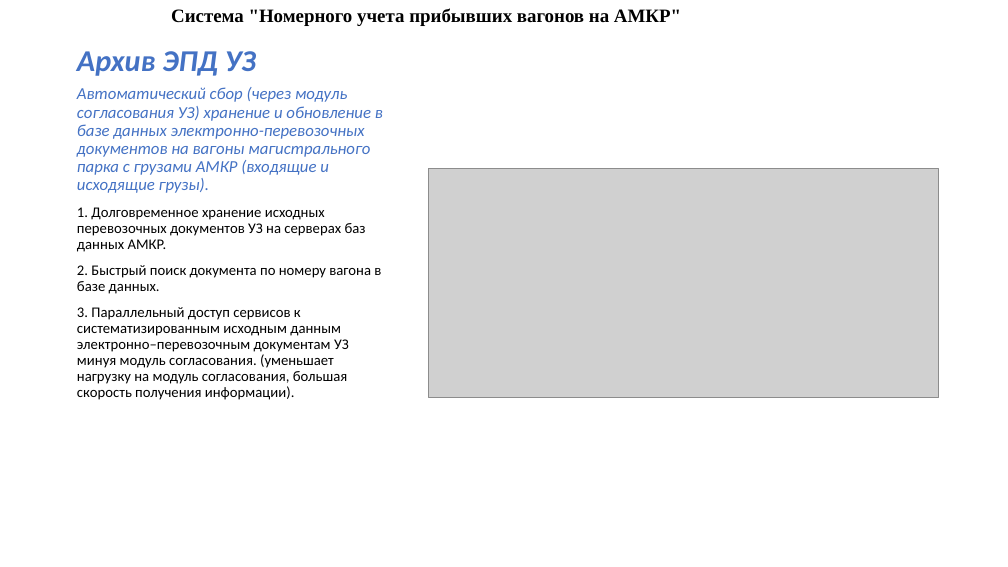
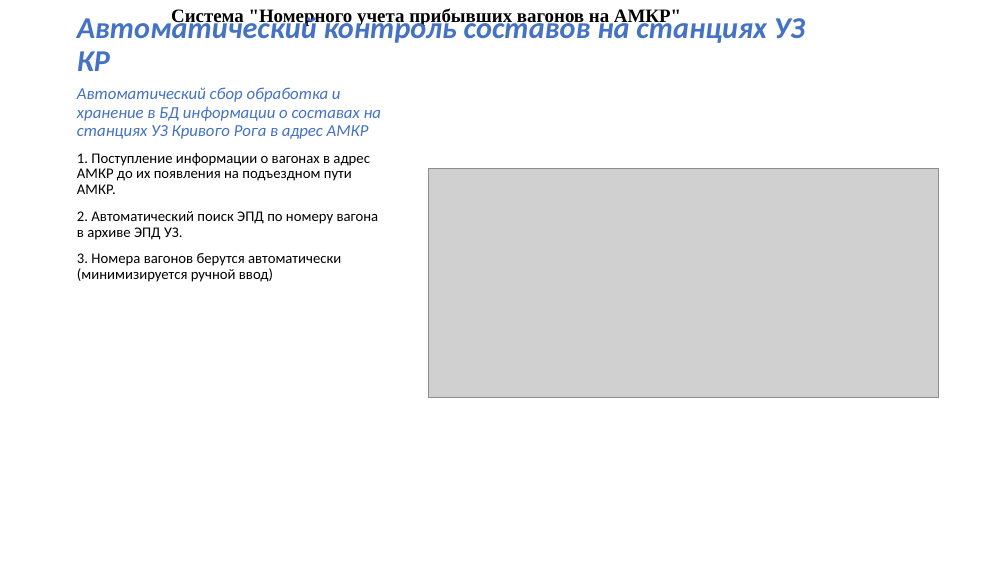
Before and after one commit to ealevchenko/IDS-RailWay, a slide deck: slide 3 of Documents/Plan/ИДС ЖД (Система Номерного учета прибывших вагонов на АМКР).pptx. Drawn at 1008x567 pixels with LibreOffice and Linux fonts; fonts in the diff are those of the drawing; grey boxes stand for pictures. Boxes give left, top, right and bottom in pixels: in the first picture for what was removed or moved away, otherwise in the second. Text is boxed around its words. In the diff, an @@ line names an element or a change of style, - is before the commit and + after.

```diff
--- a/Documents/Plan/ИДС ЖД (Система Номерного учета прибывших вагонов на АМКР).pptx
+++ b/Documents/Plan/ИДС ЖД (Система Номерного учета прибывших вагонов на АМКР).pptx
@@ title at (77,13,805,71): text changed @@
-Архив ЭПД УЗ
+Автоматический контроль составов на станциях УЗ КР
@@ text at (77,87,381,282): text changed @@
-Автоматический сбор (через модуль согласования УЗ) хранение и обновление в базе данных электронно-перевозочных документов на вагоны магистрального парка с грузами АМКР (входящие и исходящие грузы).
-1. Долговременное хранение исходных перевозочных документов УЗ на серверах баз данных АМКР.
-2. Быстрый поиск документа по номеру вагона в базе данных.
-3. Параллельный доступ сервисов к систематизированным исходным данным электронно–перевозочным документам УЗ минуя модуль согласования. (уменьшает нагрузку на модуль согласования, большая скорость получения информации).
+Автоматический сбор обработка и хранение в БД информации о составах на станциях УЗ Кривого Рога в адрес АМКР
+1. Поступление информации о вагонах в адрес АМКР до их появления на подъездном пути АМКР.
+2. Автоматический поиск ЭПД по номеру вагона в архиве ЭПД УЗ.
+3. Номера вагонов берутся автоматически (минимизируется ручной ввод)
```
Also in this commit, not shown: 1 other slide changed, 3 slides added, 1 other file.
